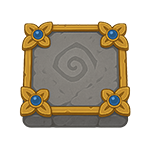
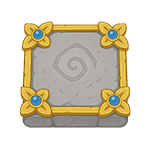
The second 150px x 150px image is a revision of the first. Changes to its layers:
pixels changed over <box>19,21,131,128</box> (layer not identified)
